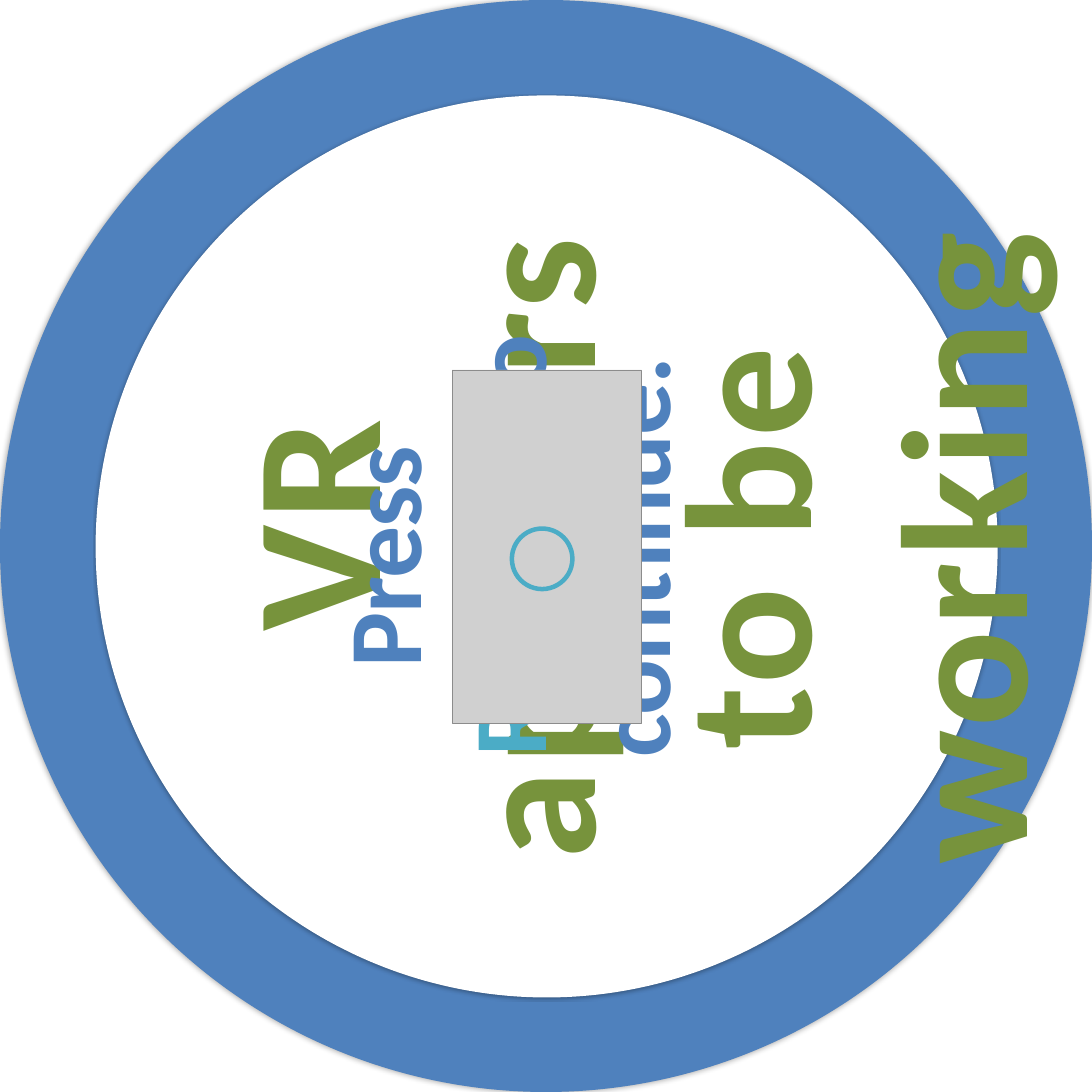
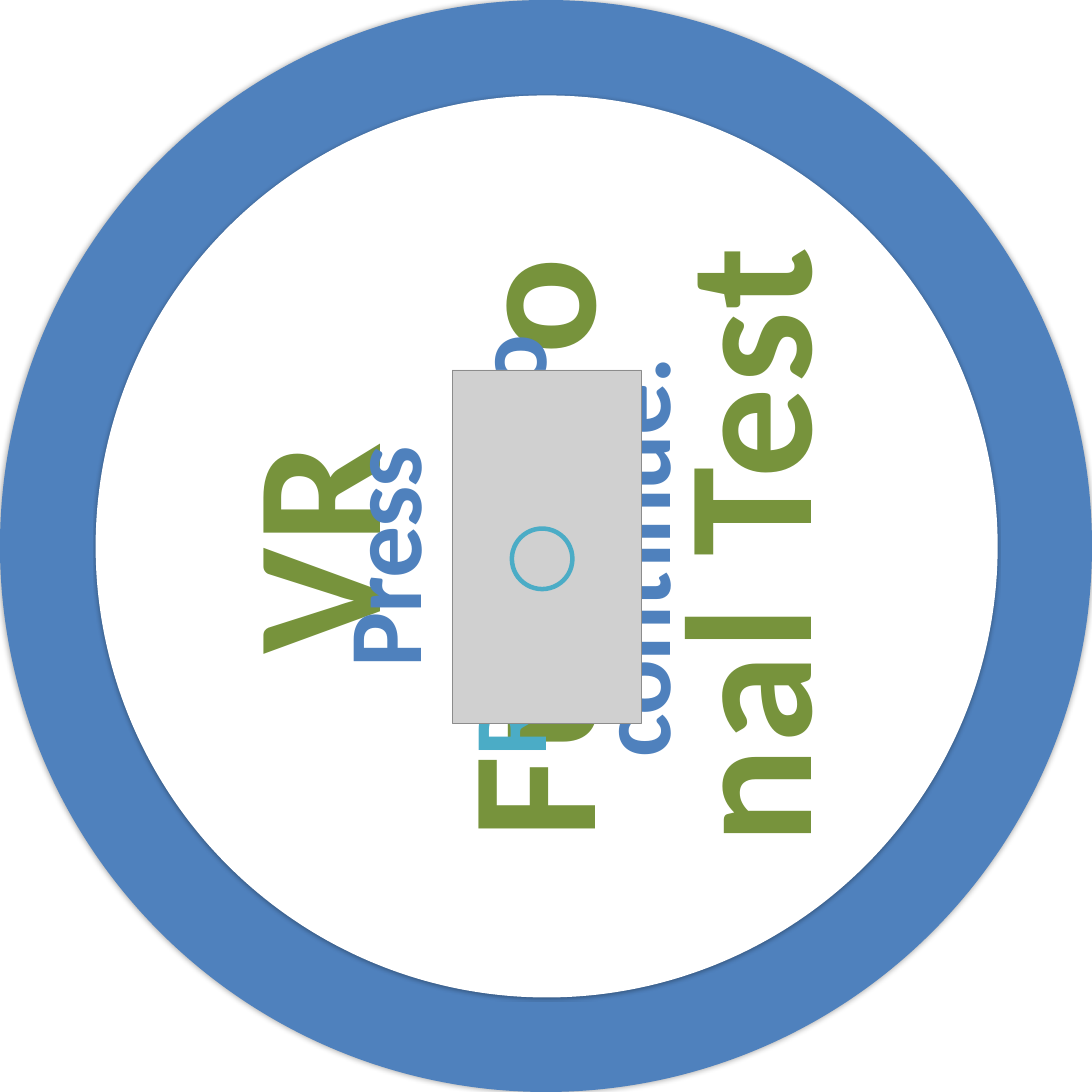
Before and after one commit to PsyPhy/GripGraspISS, a slide deck: slide 17 of Source Code/GraspBMPs/GraspCircularPrompts.pptx. Drawn at 1092x1092 pixels with LibreOffice and Linux fonts; fonts in the diff are those of the drawing; grey boxes stand for pictures. Boxes give left, top, right and bottom in pixels: in the first picture for what was removed or moved away, otherwise in the second. Text is boxed around its words. In the diff, an @@ line names an element or a change of style, - is before the commit and + after.

Commit message:
Change wording of VR test prompt

```diff
--- a/Source Code/GraspBMPs/GraspCircularPrompts.pptx
+++ b/Source Code/GraspBMPs/GraspCircularPrompts.pptx
@@ text at [209, 278, 859, 647]: text changed @@
-VR appears to be working.
+VR Functional Test
```
Also in this commit, not shown: 1 other file.
